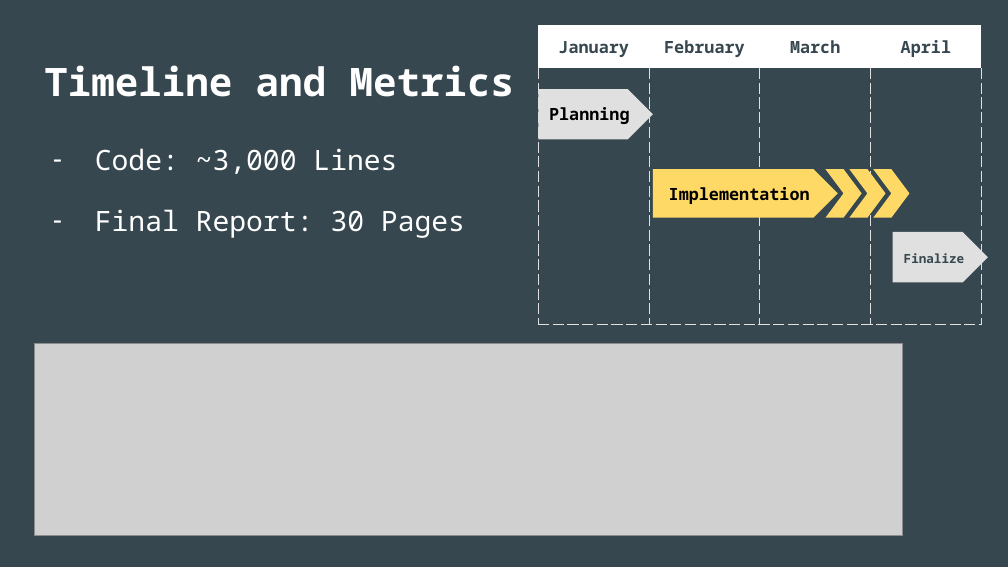
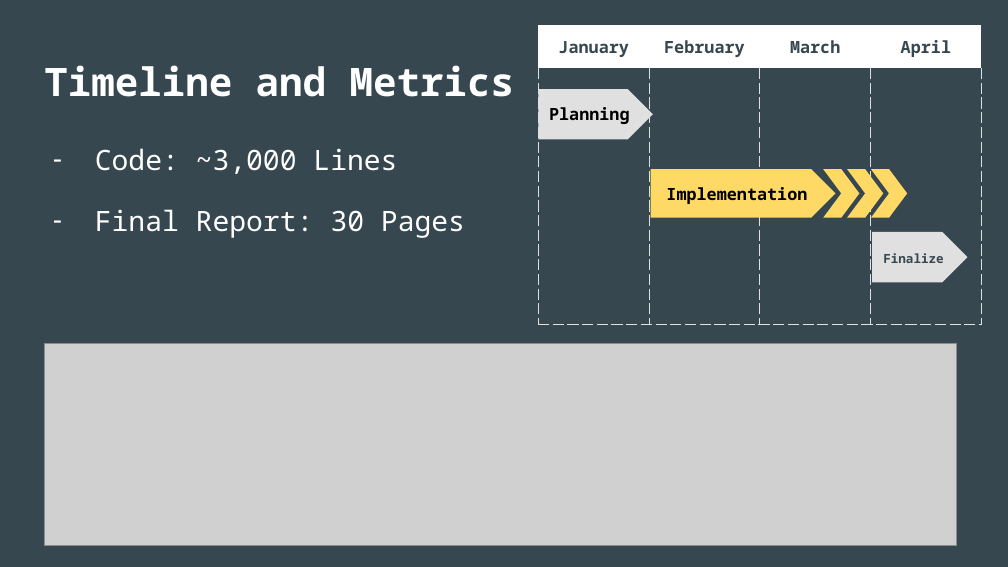
Before and after one commit to VikkiCGreen/HospitalManagement, a slide deck: slide 7 of Presentation/Software Engineering Presentation.pptx. Drawn at 1008x567 pixels with LibreOffice and Linux fonts; fonts in the diff are those of the drawing; grey boxes stand for pictures. Boxes give left, top, right and bottom in pixels: in the first picture for what was removed or moved away, otherwise in the second. Text is boxed around its words. In the diff, an @@ line names an element or a change of style, - is before the commit and + after.

```diff
--- a/Presentation/Software Engineering Presentation.pptx
+++ b/Presentation/Software Engineering Presentation.pptx
@@ pentagon arrow "Finalize": place and size @@
-pentagon arrow "Finalize" at box(893, 232, 989, 282)
+pentagon arrow "Finalize" at box(872, 232, 968, 282)
@@ picture: place and size @@
-picture at box(34, 344, 902, 536)
+picture at box(44, 344, 957, 545)
```
Also in this commit, not shown: 10 other slides changed, 10 other files.
